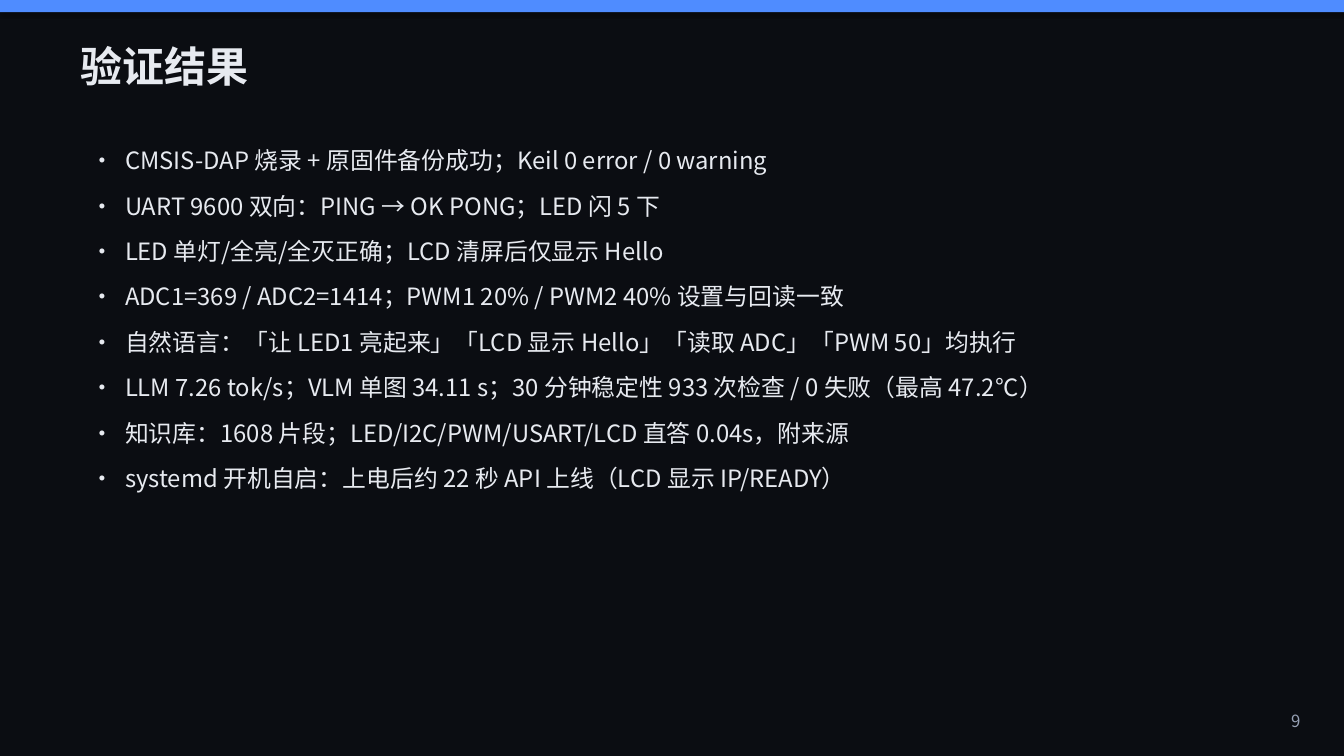
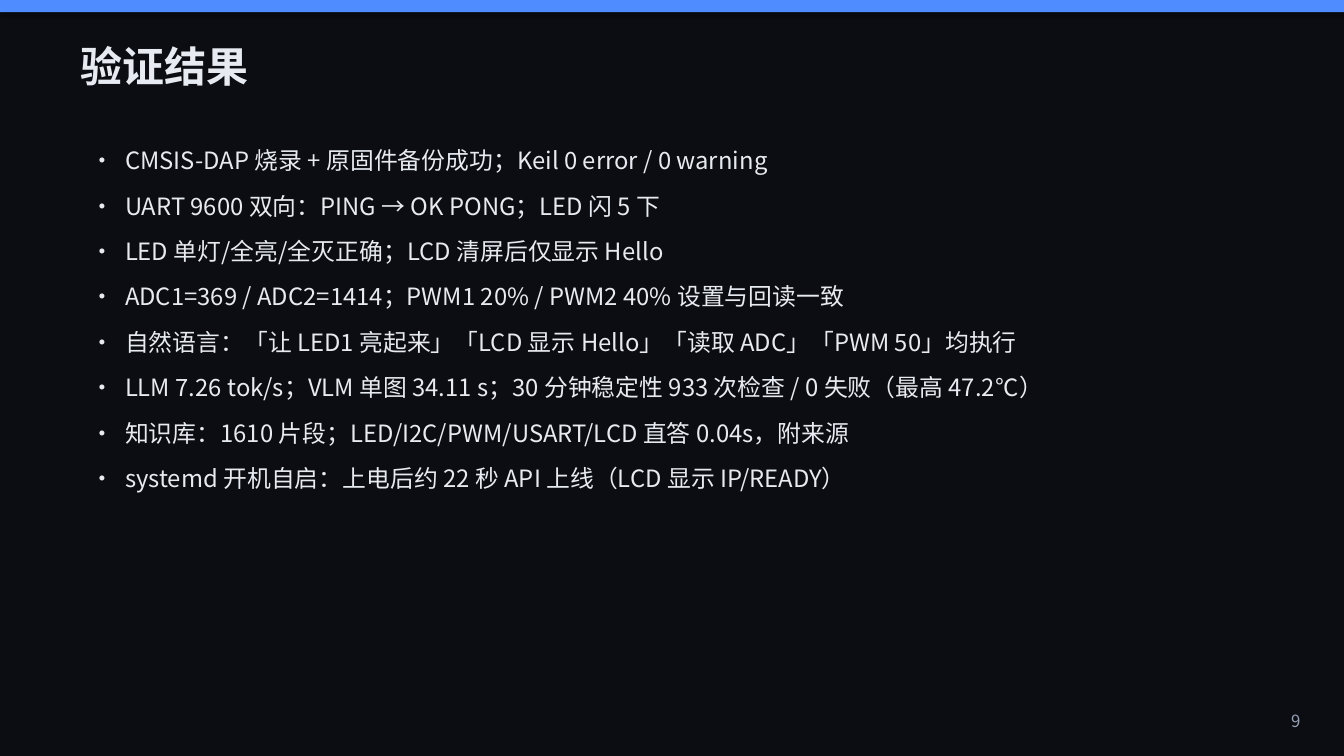
Before and after one commit to Apple-1814/Design-and-Implementation-of-an-Edge-Side-Multimodal-AI-Interaction-Terminal-Based-on-Raspberry-Pi-4, a slide deck: slide 9 of paper/答辩PPT.pptx. Drawn at 1344x756 pixels with LibreOffice and Linux fonts; fonts in the diff are those of the drawing. Boxes give left, top, right and bottom in pixels: in the first picture for what was removed or moved away, otherwise in the second. Text is boxed around its words. In the diff, an @@ line names an element or a change of style, - is before the commit and + after.

```diff
--- a/paper/答辩PPT.pptx
+++ b/paper/答辩PPT.pptx
@@ text at (125, 422, 849, 447): text changed @@
-• 知识库：1608 片段；LED/I2C/PWM/USART/LCD 直答 0.04s，附来源
+• 知识库：1610 片段；LED/I2C/PWM/USART/LCD 直答 0.04s，附来源
```
Also in this commit, not shown: 1 other slide changed, 16 other files.
